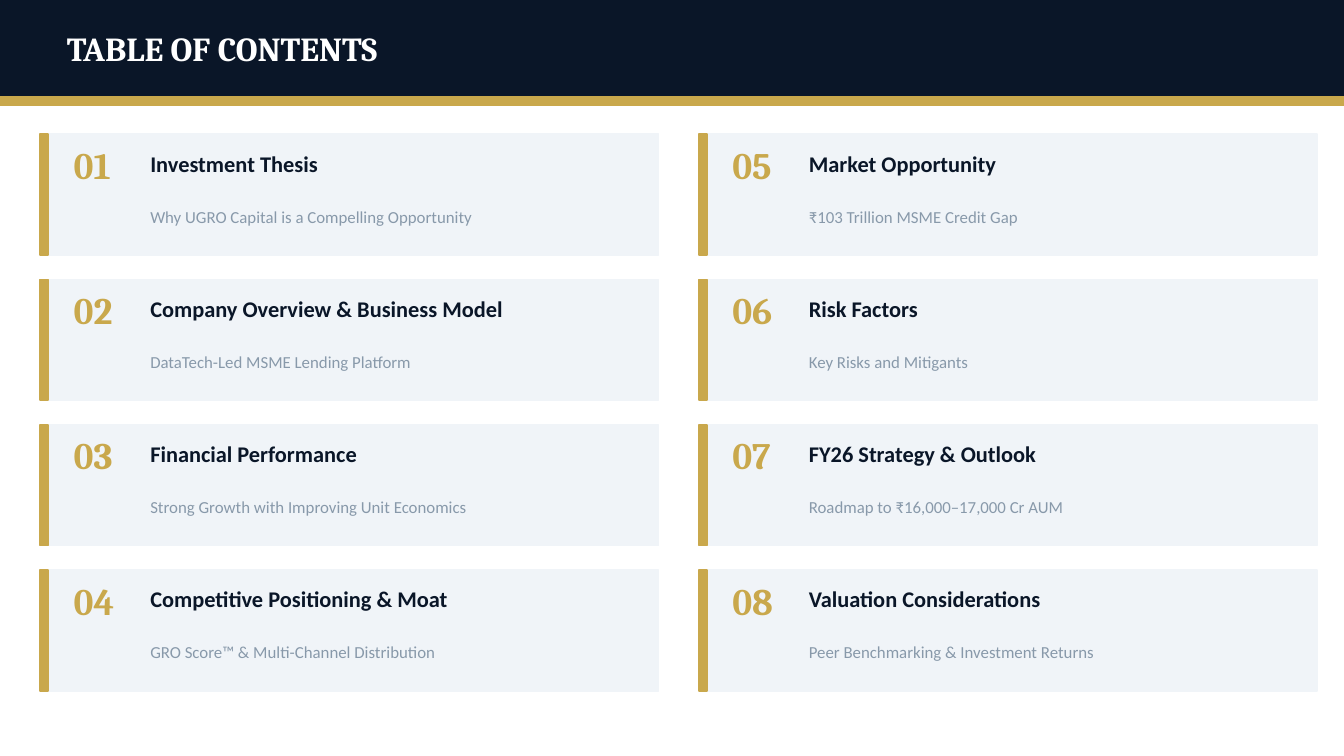
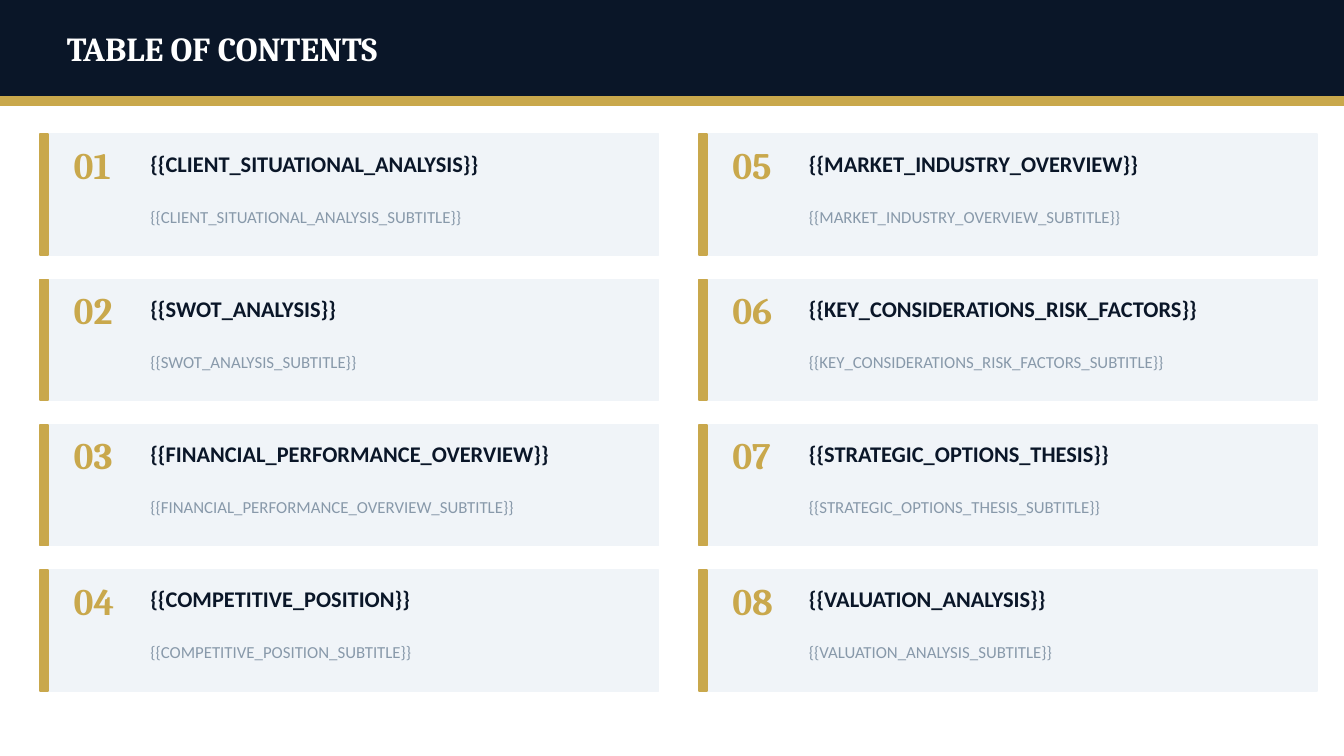
Before and after one commit to SundharBS/presentaiton-generator, a slide deck: slide 2 of template.pptx. Drawn at 1344x756 pixels with LibreOffice and Linux fonts; fonts in the diff are those of the drawing. Boxes give left, top, right and bottom in pixels: in the first picture for what was removed or moved away, otherwise in the second. Text is boxed around its words. In the diff, an @@ line names an element or a change of style, - is before the commit and + after.

Commit message:
Updated template-driven investment deck engine

```diff
--- a/template.pptx
+++ b/template.pptx
@@ text at (x1=150, y1=155, x2=478, y2=176): text changed @@
-Investment Thesis
+{{CLIENT_SITUATIONAL_ANALYSIS}}
@@ text at (x1=809, y1=155, x2=1138, y2=176): text changed @@
-Market Opportunity
+{{MARKET_INDUSTRY_OVERVIEW}}
@@ text at (x1=150, y1=211, x2=461, y2=225): text changed @@
-Why UGRO Capital is a Compelling Opportunity
+{{CLIENT_SITUATIONAL_ANALYSIS_SUBTITLE}}
@@ text at (x1=809, y1=211, x2=1120, y2=225): text changed @@
-₹103 Trillion MSME Credit Gap
+{{MARKET_INDUSTRY_OVERVIEW_SUBTITLE}}
@@ text at (x1=150, y1=300, x2=336, y2=321): text changed @@
-Company Overview & Business Model
+{{SWOT_ANALYSIS}}
@@ text at (x1=809, y1=300, x2=1197, y2=321): text changed @@
-Risk Factors
+{{KEY_CONSIDERATIONS_RISK_FACTORS}}
@@ text at (x1=150, y1=356, x2=356, y2=370): text changed @@
-DataTech-Led MSME Lending Platform
+{{SWOT_ANALYSIS_SUBTITLE}}
@@ text at (x1=809, y1=356, x2=1164, y2=370): text changed @@
-Key Risks and Mitigants
+{{KEY_CONSIDERATIONS_RISK_FACTORS_SUBTITLE}}
@@ text at (x1=150, y1=445, x2=548, y2=466): text changed @@
-Financial Performance
+{{FINANCIAL_PERFORMANCE_OVERVIEW}}
@@ text at (x1=809, y1=445, x2=1109, y2=466): text changed @@
-FY26 Strategy & Outlook
+{{STRATEGIC_OPTIONS_THESIS}}
@@ text at (x1=150, y1=501, x2=513, y2=515): text changed @@
-Strong Growth with Improving Unit Economics
+{{FINANCIAL_PERFORMANCE_OVERVIEW_SUBTITLE}}
@@ text at (x1=809, y1=501, x2=1100, y2=515): text changed @@
-Roadmap to ₹16,000–17,000 Cr AUM
+{{STRATEGIC_OPTIONS_THESIS_SUBTITLE}}
@@ text at (x1=150, y1=590, x2=410, y2=611): text changed @@
-Competitive Positioning & Moat
+{{COMPETITIVE_POSITION}}
@@ text at (x1=809, y1=590, x2=1046, y2=611): text changed @@
-Valuation Considerations
+{{VALUATION_ANALYSIS}}
@@ text at (x1=150, y1=646, x2=411, y2=660): text changed @@
-GRO Score™ & Multi-Channel Distribution
+{{COMPETITIVE_POSITION_SUBTITLE}}
@@ text at (x1=809, y1=646, x2=1052, y2=660): text changed @@
-Peer Benchmarking & Investment Returns
+{{VALUATION_ANALYSIS_SUBTITLE}}
```
Also in this commit, not shown: 4 other slides changed, 6 slides added, 6 slides removed, 2 other files.
